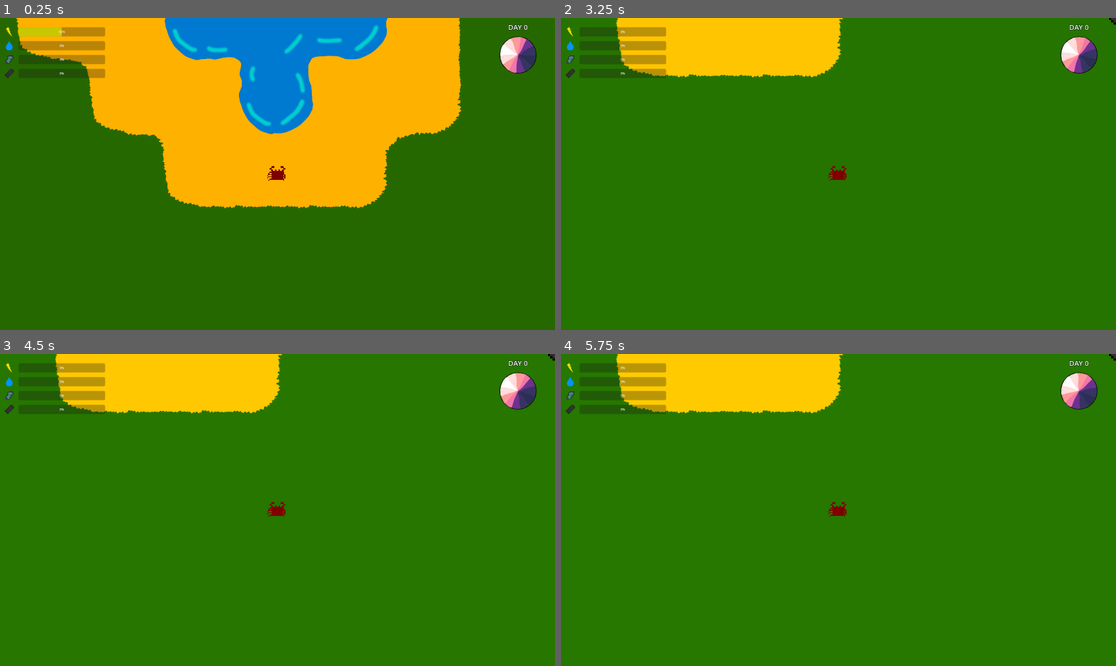
Above: before the commit, frames 1-4 (two rows, left to right).
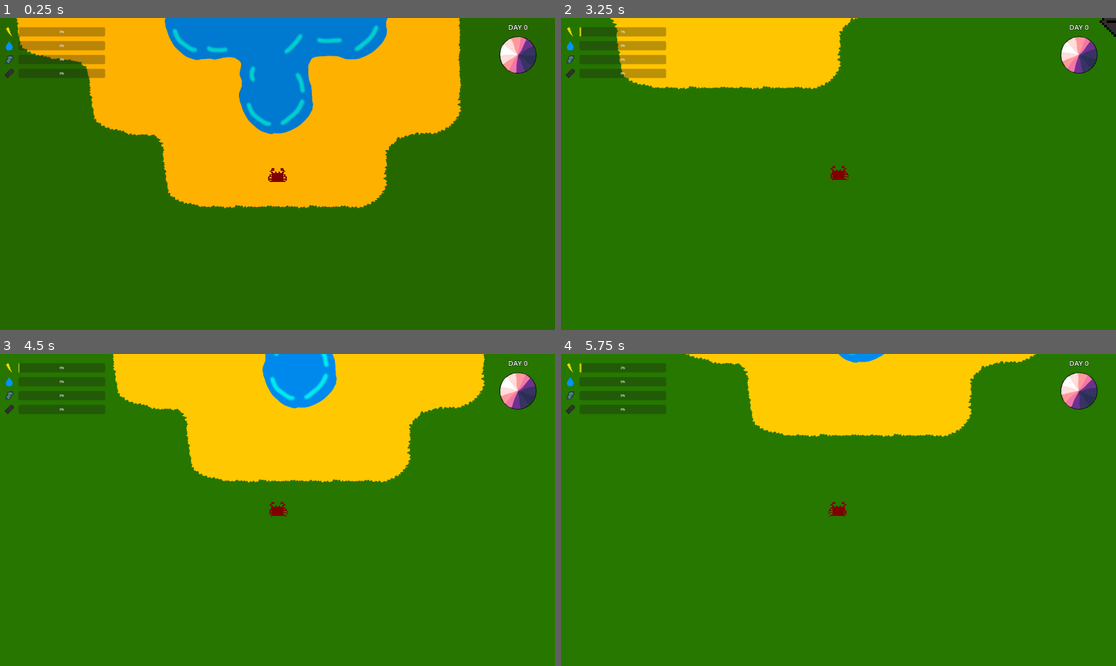
Above: after the commit, the same moments.

Repository: nporposoft/crabs-on-the-island
Game: Godot game, scene res://scenes/island_v1/island_v1.tscn
Two runs of this game, one before a commit and one after it. Both use one fixed random seed, a clock stepped at 60 frames per second and the inputs below.
Inputs:
- Up to frame 1 (0.25 s): no input
- Up to frame 2 (3.25 s): hold D (move_right) 0.53-1.28 s; hold F (harvest) 0.53-1.28 s; hold S (move_down) 1.28-2.03 s; tap Shift (dodge) at 1.35 s; tap F (harvest) at 1.55, 2.85 s; tap Enter at 2 s; hold D (move_right) 2.03-2.78 s; hold F (harvest) 2.03-2.78 s; tap Space at 2.75 s; hold W (move_up) from 2.78 s (still down)
- Up to frame 3 (4.5 s): release W (move_up) at 3.53 s; hold F (harvest) 3.53-4.28 s; hold A (move_left) from 3.53 s (still down); tap Shift (dodge) at 3.6 s; tap F (harvest) at 4.35 s
- Up to frame 4 (5.75 s): tap Enter at 5 s; release A (move_left) at 5.03 s; hold S (move_down) from 5.03 s (still down); hold F (harvest) from 5.03 s (still down)

The runs differ from the first frame. In frame 1, 0.3% of the frame differs, in the area x 3-52%, y 2-53%; in frame 2, 1.9%; in frame 3, 18%, in the area x 3-100%, y 0-53%; in frame 4, 12%.

Commit message:
reenable crab stuff

Diff:
--- a/crabs/Crab.gd
+++ b/crabs/Crab.gd
@@ -111,11 +111,10 @@
 
 
 func _process(delta: float) -> void:
-	pass
-	#_update_movement_state()
-	#_harvest_sunlight(delta)
-	#_deplete_battery_from_movement(delta)
-	#_update_animation_from_state()
+	_update_movement_state()
+	_harvest_sunlight(delta)
+	_deplete_battery_from_movement(delta)
+	_update_animation_from_state()
 
 
 func _harvest_sunlight(delta: float) -> void:
